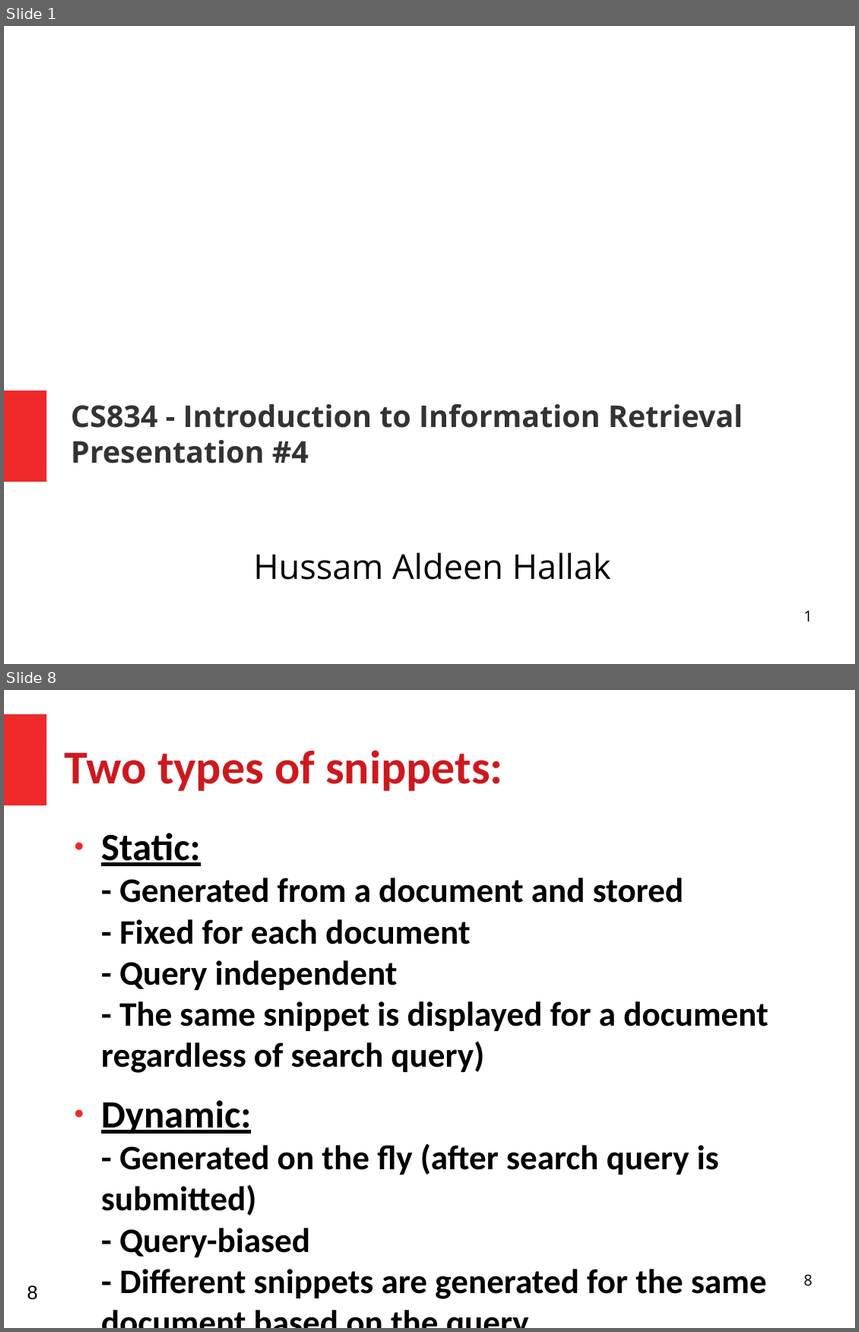
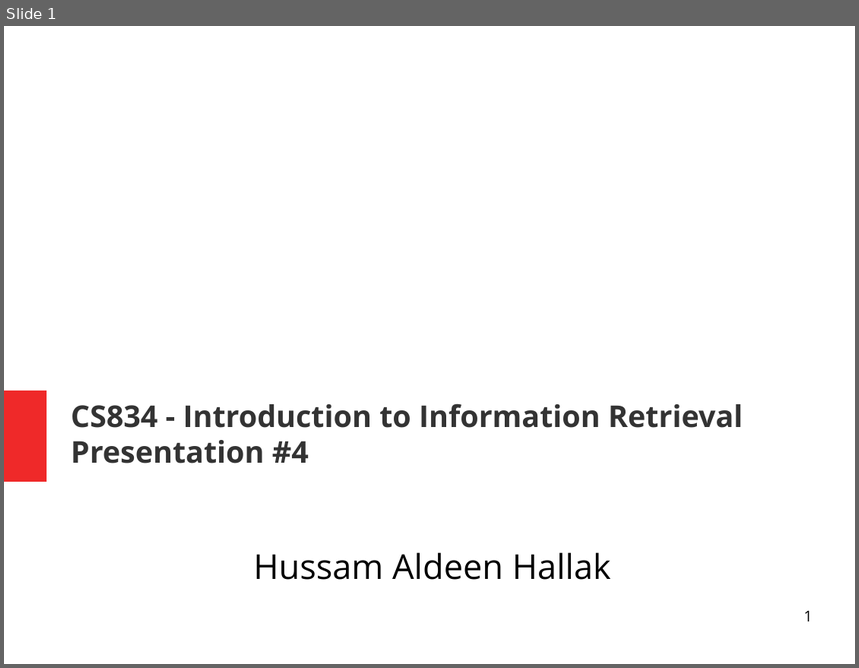
Before and after one commit to HussamHallak/cs834-f17, a slide deck: assignments/P4/P4.odp. Shown one above the other, each under a label of ours: slides 1 and 8 before the commit, slide 1 after it; the slides between them are not shown. The pictures are 859x1332 and 859x668 pixels, drawn with LibreOffice and Linux fonts; fonts in the diff are those of the drawing. Boxes give left, top, right and bottom in pixels: in the first picture for what was removed or moved away, otherwise in the second. Text is boxed around its words. In the diff, an @@ line names an element or a change of style, - is before the commit and + after.

```diff
--- a/assignments/P4/P4.odp
+++ b/assignments/P4/P4.odp
@@ slide 8 removed at (4, 690, 855, 1328), background #FFFFFF @@
@@ rectangle removed at (4, 714, 47, 805) @@
@@ title removed at (65, 750, 503, 791) @@
-Two types of snippets:
@@ text removed at (101, 833, 769, 1300) @@
-● Static:
-  - Generated from a document and stored
-  - Fixed for each document
-  - Query independent
-  - The same snippet is displayed for a document regardless of search query)
-● Dynamic:
-  - Generated on the fly (after search query is submitted)
-  - Query-biased
-  - Different snippets are generated for the same document based on the query.
@@ page number removed at (804, 1274, 813, 1287) @@
-8
@@ text removed at (27, 1286, 37, 1300) @@
-8
```
Also in this commit, not shown: 2 slides changed, 43 slides added, 39 other slides removed, 36 other files.
